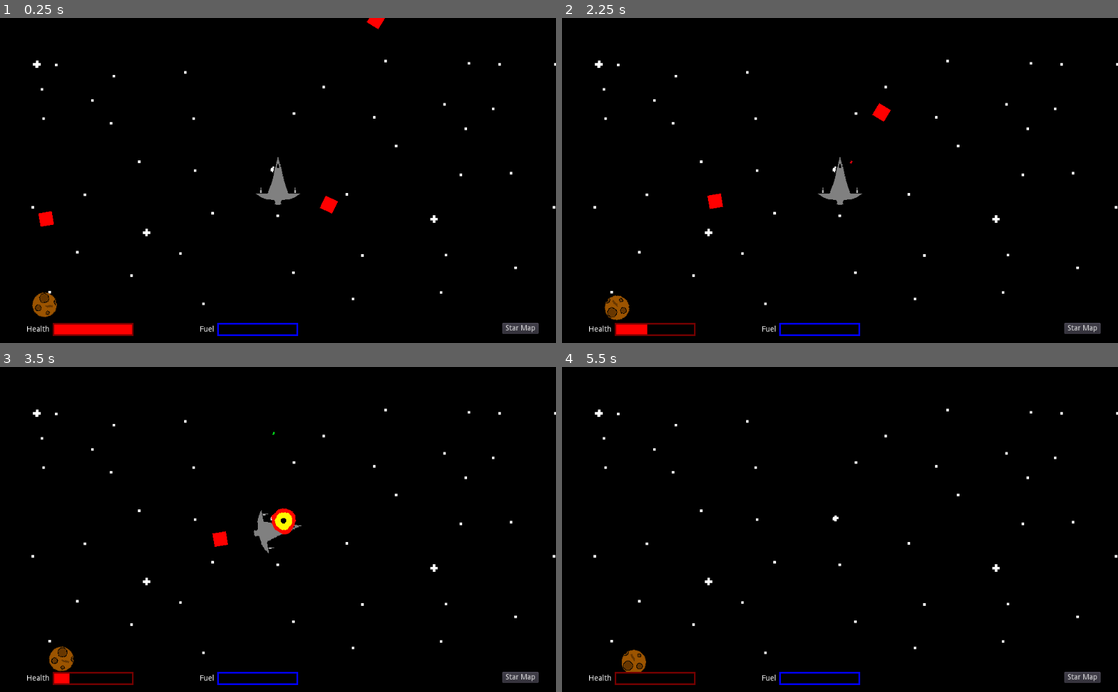
Above: before the commit, frames 1-4 (two rows, left to right).
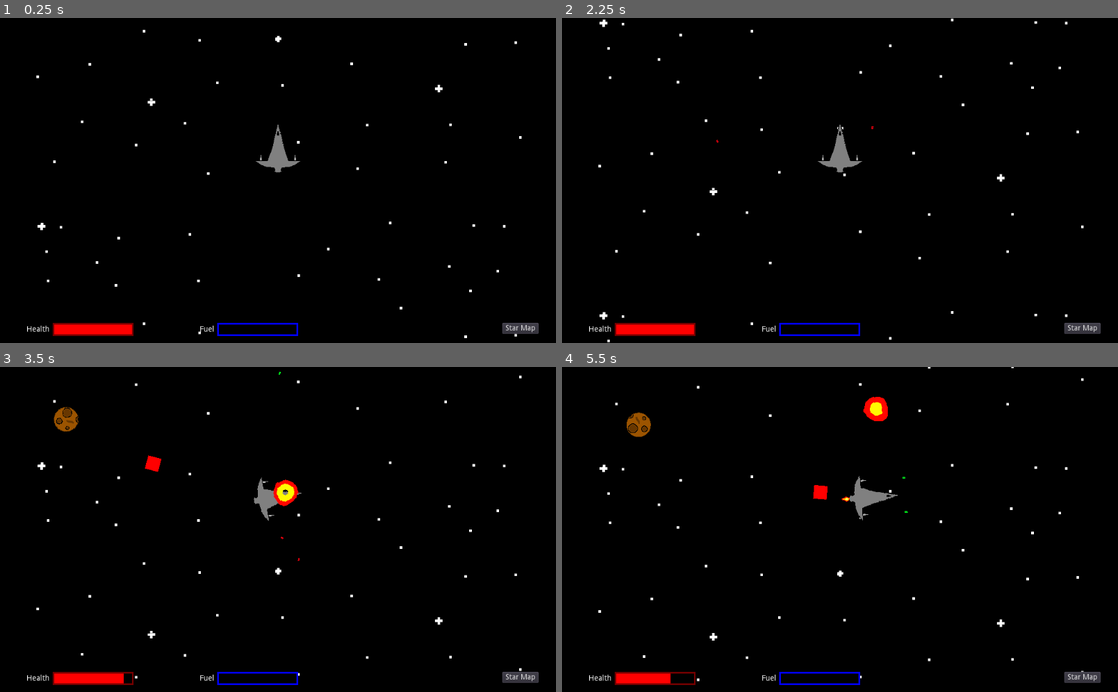
Above: after the commit, the same moments.

Repository: jlpatter/GodotSpaceShooter
Game: Godot game, scene res://src/Levels/Level1.tscn
Same seed, same stepped clock (60 frames per second), same inputs: the game is played once before the commit and once after it. The project has no main scene, so this scene is started directly.
Inputs:
- Up to frame 1 (0.25 s): no input
- Up to frame 2 (2.25 s): click "Star Map" at 0.5 s; click "Engage!" at 1.25 s; click "Go Back" at 2 s
- Up to frame 3 (3.5 s): hold D (move_right) from 2.78 s (still down); tap Space (shoot) at 2.85 s
- Up to frame 4 (5.5 s): release D (move_right) at 3.53 s; hold A (move_left) 3.53-4.28 s; tap Space (shoot) at 3.6, 4.35, 5.1 s; hold D (move_right) 4.28-5.03 s; hold W (move_up) from 5.03 s (still down)

The runs differ from the first frame. In frame 1, 1.8% of the frame differs, in the area x 5-100%, y 0-99%; in frame 2, 2.0%; in frame 3, 2.7%, in the area x 5-100%, y 1-98%; in frame 4, 2.2%.

Commit message:
WIP First pass at warp

Diff:
--- a/src/Actors/Player.gd
+++ b/src/Actors/Player.gd
@@ -1,70 +1,90 @@
 extends KinematicBody2D
 
 const SPEED = 10.0
+const WARP_IN_SPEED = 1000.0
 const DECEL_SPEED = 5.0
 const ROTATION_SPEED = 2.0
 
 var velocity = Vector2.ZERO
-var map
+var map = null
 var map_is_active = false
+var is_warping_out = false
 var is_exploding = false
 onready var bullet_prefab = preload("res://src/Actors/GreenBullet.tscn")
 onready var map_prefab = preload("res://src/Levels/Map.tscn")
 
+func _ready():
+	warp_in()
+
 func _physics_process(delta):
 	var rotation_dir = 0.0
 
-	if Input.get_action_strength("move_up"):
-		velocity += Vector2(
-			0.0,
-			-Input.get_action_strength("move_up")
-		).rotated(rotation) * SPEED
+	if is_warping_out:
+		velocity += Vector2(0.0, -1.0).rotated(rotation) * SPEED
+		if velocity.length() > 5000:
+			get_tree().change_scene("res://src/Levels/Level1.tscn")
 	else:
-		if velocity.length() > Vector2.ZERO.length():
-			velocity -= velocity.normalized() * DECEL_SPEED
-			if velocity.length() < Vector2.ONE.length():
-				velocity = Vector2.ZERO
+		if Input.get_action_strength("move_up"):
+			velocity += Vector2(
+				0.0,
+				-Input.get_action_strength("move_up")
+			).rotated(rotation) * SPEED
+		else:
+			if velocity.length() > Vector2.ZERO.length():
+				velocity -= velocity.normalized() * DECEL_SPEED
+				if velocity.length() < Vector2.ONE.length():
+					velocity = Vector2.ZERO
 
-	if Input.is_action_pressed("move_left"):
-		rotation_dir -= 1
-	elif Input.is_action_pressed("move_right"):
-		rotation_dir += 1
+		if Input.is_action_pressed("move_left"):
+			rotation_dir -= 1
+		elif Input.is_action_pressed("move_right"):
+			rotation_dir += 1
 
-	if Input.get_action_strength("move_up") and not is_exploding:
-		$Fire.show()
-		if not $JetSound.playing:
-			$JetSound.play()
-	else:
-		$JetSound.stop()
-		$Fire.hide()
+		if Input.get_action_strength("move_up") and not is_exploding:
+			$Fire.show()
+			if not $JetSound.playing:
+				$JetSound.play()
+		else:
+			$JetSound.stop()
+			$Fire.hide()
 
-	if Input.is_action_just_pressed("map"):
-		activate_map()
+		if Input.is_action_just_pressed("map"):
+			activate_map()
 
-	if Input.is_action_just_pressed("shoot"):
-		var bullet = bullet_prefab.instance()
-		get_parent().add_child(bullet)
-		bullet.set_position($BulletSpawnLocation1.global_position)
-		bullet.set_rotation(rotation)
-		bullet.set_speed(velocity.length())
+		if Input.is_action_just_pressed("shoot"):
+			var bullet = bullet_prefab.instance()
+			get_parent().add_child(bullet)
+			bullet.set_position($BulletSpawnLocation1.global_position)
+			bullet.set_rotation(rotation)
+			bullet.set_speed(velocity.length())
 
-		var bullet2 = bullet_prefab.instance()
-		get_parent().add_child(bullet2)
-		bullet2.set_position($BulletSpawnLocation2.global_position)
-		bullet2.set_rotation(rotation)
-		bullet2.set_speed(velocity.length())
+			var bullet2 = bullet_prefab.instance()
+			get_parent().add_child(bullet2)
+			bullet2.set_position($BulletSpawnLocation2.global_position)
+			bullet2.set_rotation(rotation)
+			bullet2.set_speed(velocity.length())
 
 	rotation += rotation_dir * ROTATION_SPEED * delta
 	move_and_slide(velocity)
 
+func warp_in():
+	velocity = Vector2(0.0, -1.0) * WARP_IN_SPEED
+
+func warp_out():
+	is_warping_out = true
+	$JetSound.stop()
+	$Fire.hide()
+
 func activate_map():
 	if not map_is_active:
 		map_is_active = true
-		map = map_prefab.instance()
-		get_parent().get_node("CanvasLayer").add_child(map)
+		if map == null:
+			map = map_prefab.instance()
+			get_parent().get_node("CanvasLayer").add_child(map)
+		map.show()
 	else:
 		map_is_active = false
-		map.queue_free()
+		map.hide()
 
 func decrease_health(var amount):
 	PlayerVariables.health -= amount
--- a/src/Levels/Level1.tscn
+++ b/src/Levels/Level1.tscn
@@ -23,4 +23,4 @@
 [node name="UI" parent="CanvasLayer" instance=ExtResource( 5 )]
 
 [node name="Player" parent="." instance=ExtResource( 1 )]
-position = Vector2( 525.305, 274.239 )
+position = Vector2( 516.588, 2314.93 )
--- a/src/Levels/Map.gd
+++ b/src/Levels/Map.gd
@@ -31,7 +31,8 @@
 	else:
 		# TODO: Blah blah do something about loading properties of the selected destination
 		get_parent().get_parent().get_node("Player").decrease_fuel(20)
-		get_tree().change_scene("res://src/Levels/Level1.tscn")
+		get_parent().get_parent().get_node("Player").activate_map()
+		get_parent().get_parent().get_node("Player").warp_out()
 
 
 func _on_GoBackButton_pressed():
--- a/src/Levels/Map.tscn
+++ b/src/Levels/Map.tscn
@@ -18,8 +18,6 @@
 "_edit_use_anchors_": false
 }
 
-[node name="Destinations" type="Node" parent="."]
-
 [node name="UIRect" type="ReferenceRect" parent="."]
 anchor_left = 0.5
 anchor_top = 1.0
@@ -29,6 +27,13 @@
 margin_top = -144.941
 margin_right = 157.762
 margin_bottom = -11.9406
+__meta__ = {
+"_edit_use_anchors_": false
+}
+
+[node name="Destinations" type="Control" parent="."]
+anchor_right = 1.0
+anchor_bottom = 1.0
 __meta__ = {
 "_edit_use_anchors_": false
 }
